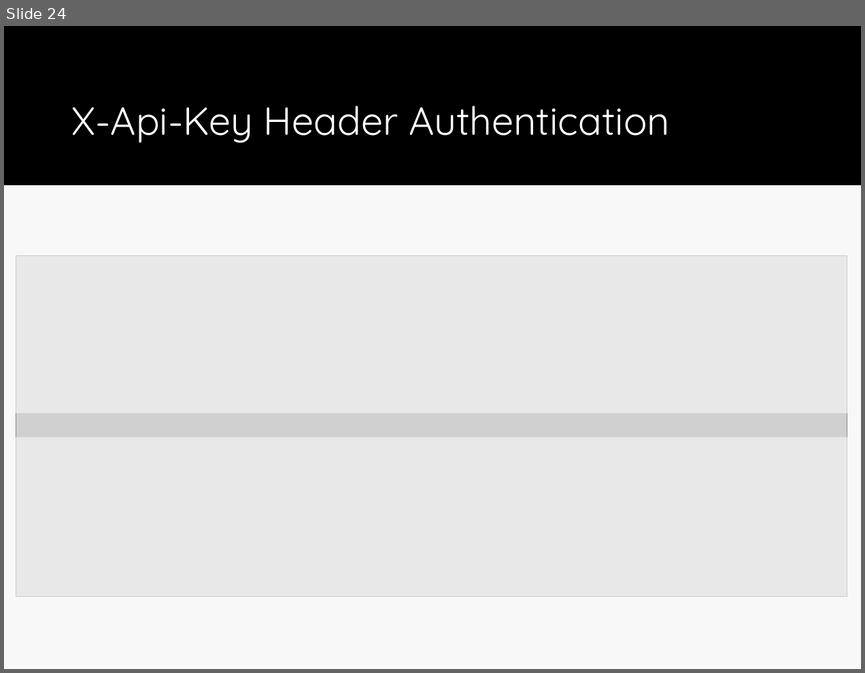
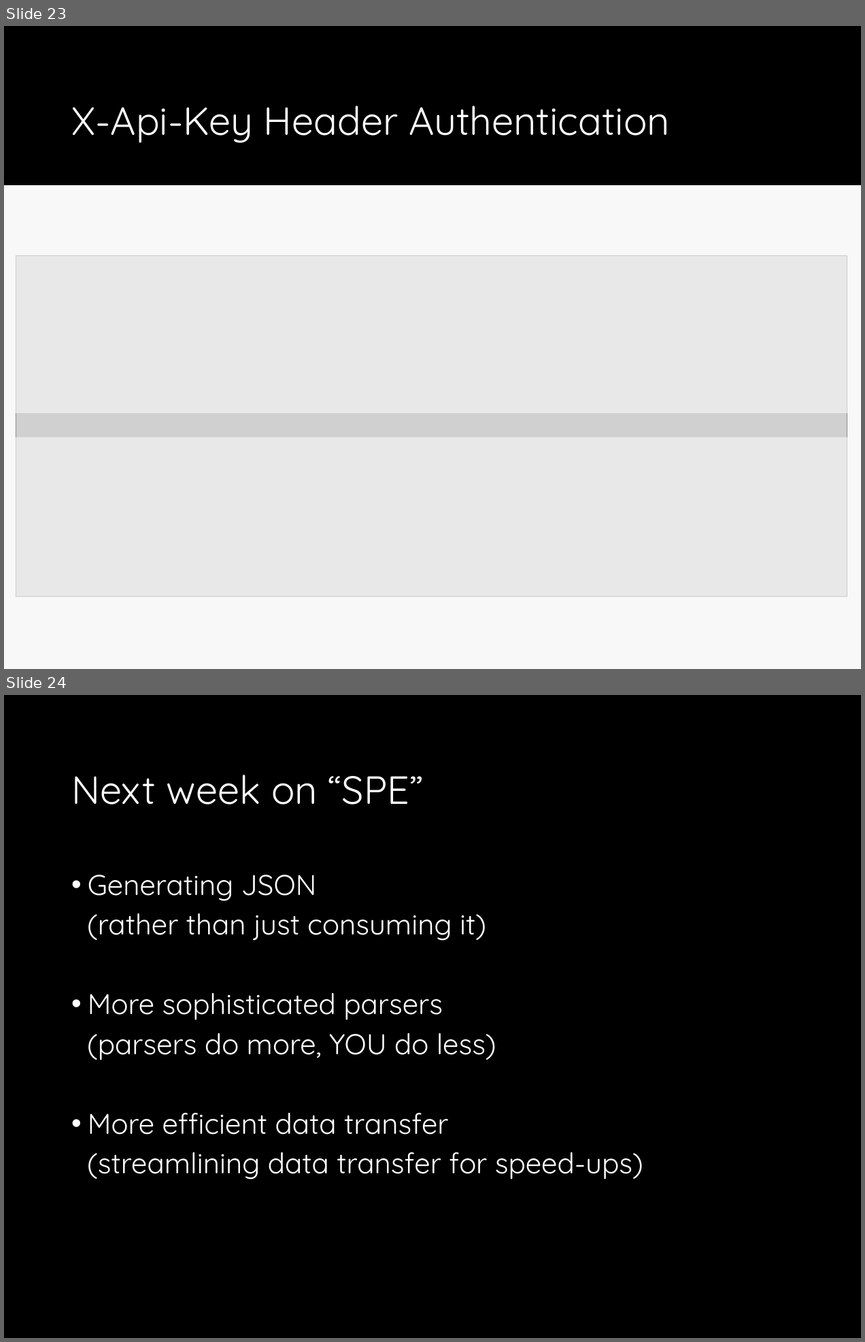
Before and after one commit to drslock/SPE2018, a slide deck: Lecture Slides/16 Spring JSON.pptx. Shown one above the other, each under a label of ours: slide 24 before the commit, slides 23 and 24 after it. The pictures are 865x673 and 865x1342 pixels, drawn with LibreOffice and Linux fonts; fonts in the diff are those of the drawing; grey boxes stand for pictures. Boxes give left, top, right and bottom in pixels: in the first picture for what was removed or moved away, otherwise in the second. Text is boxed around its words. In the diff, an @@ line names an element or a change of style, - is before the commit and + after.

```diff
--- a/Lecture Slides/16 Spring JSON.pptx
+++ b/Lecture Slides/16 Spring JSON.pptx
@@ slide 24 added at bbox=[4, 695, 861, 1338], background #000000 @@
@@ title added at bbox=[71, 775, 424, 804], 33 pt, text #FFFFFF @@
+Next week on “SPE”
@@ text added at bbox=[87, 875, 643, 1179], 24 pt, text #FFFFFF @@
+• Generating JSON
+(rather than just consuming it)
+• More sophisticated parsers
+(parsers do more, YOU do less)
+• More efficient data transfer
+(streamlining data transfer for speed-ups)
@@ what was slide 24 is now slide 23 @@
```
Also in this commit, not shown: 5 slides changed, 1 other slide added, 2 slides removed.
